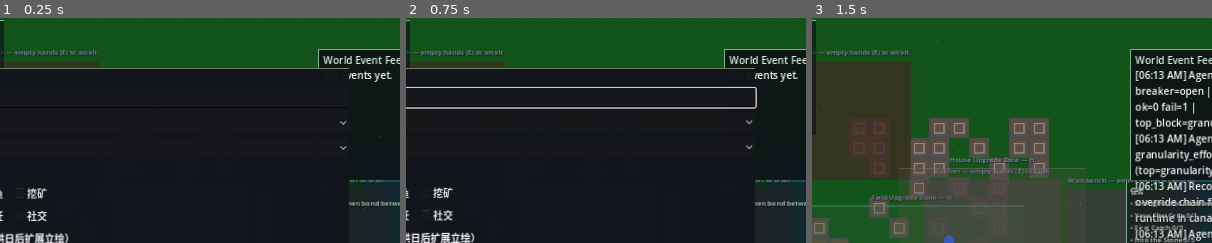
Above: before the commit, frames 1-3 (left to right).
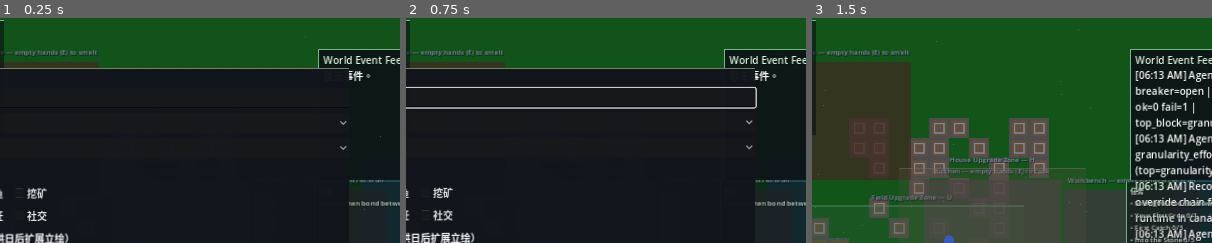
Above: after the commit, the same moments.

Repository: whu3554055-crypto/Stardew-Valley-AI
Game: Godot game, scene res://scenes/main.tscn
Two runs of this game, one before a commit and one after it. Both use one fixed random seed, a clock stepped at 60 frames per second and the inputs below. Sound files missing from this copy of the repository are replaced by a short silence.
Inputs (mouse positions are % of the whole screen's width and height, from its top left):
- Up to frame 1 (0.25 s): no input
- Up to frame 2 (0.75 s): click (50, 18) at 0.52 s; type "12" at 0.6 s
- Up to frame 3 (1.5 s): click "开始游戏" at 1.25 s
The pictures show only the part of the screen within x 33-83%, y 0-50%; the shares and areas given below are measured in that part.

The runs differ from the first frame. In frame 1, 0.3% of the frame differs, in the area x 87-98%, y 23-29%; in frame 2, 0.3%; in frame 3, nothing differs.

Commit message:
i18n: World event feed empty state via UITextCatalog (hud.world_feed_empty)
Made-with: Cursor

Diff:
--- a/data/ui/messages_en.json
+++ b/data/ui/messages_en.json
@@ -67,7 +67,8 @@
     "quest_tag_chain_urgent": " [Chain: Urgent]",
     "quest_tag_chain_failed": " [Chain: Failed]",
     "quest_tag_chain_active": " [Chain: Active]",
-    "quest_tag_recovery": " [Recovery]"
+    "quest_tag_recovery": " [Recovery]",
+    "world_feed_empty": "No events yet."
   },
   "ui": {
     "audio_panel_title": "Audio mix (dB) — saved automatically",
--- a/data/ui/messages_zh_CN.json
+++ b/data/ui/messages_zh_CN.json
@@ -67,7 +67,8 @@
     "quest_tag_chain_urgent": " [连锁：紧急]",
     "quest_tag_chain_failed": " [连锁：失败]",
     "quest_tag_chain_active": " [连锁：进行中]",
-    "quest_tag_recovery": " [恢复]"
+    "quest_tag_recovery": " [恢复]",
+    "world_feed_empty": "暂无事件。"
   },
   "ui": {
     "audio_panel_title": "音频混音（分贝）— 自动保存",
--- a/scenes/main.gd
+++ b/scenes/main.gd
@@ -1526,7 +1526,7 @@
 	if not world_event_feed_label:
 		return
 	if world_event_feed.is_empty():
-		world_event_feed_label.text = "No events yet."
+		world_event_feed_label.text = UITextCatalog.get_text("hud", "world_feed_empty") if UITextCatalog else "No events yet."
 		return
 	world_event_feed_label.text = "\n".join(world_event_feed)
 
